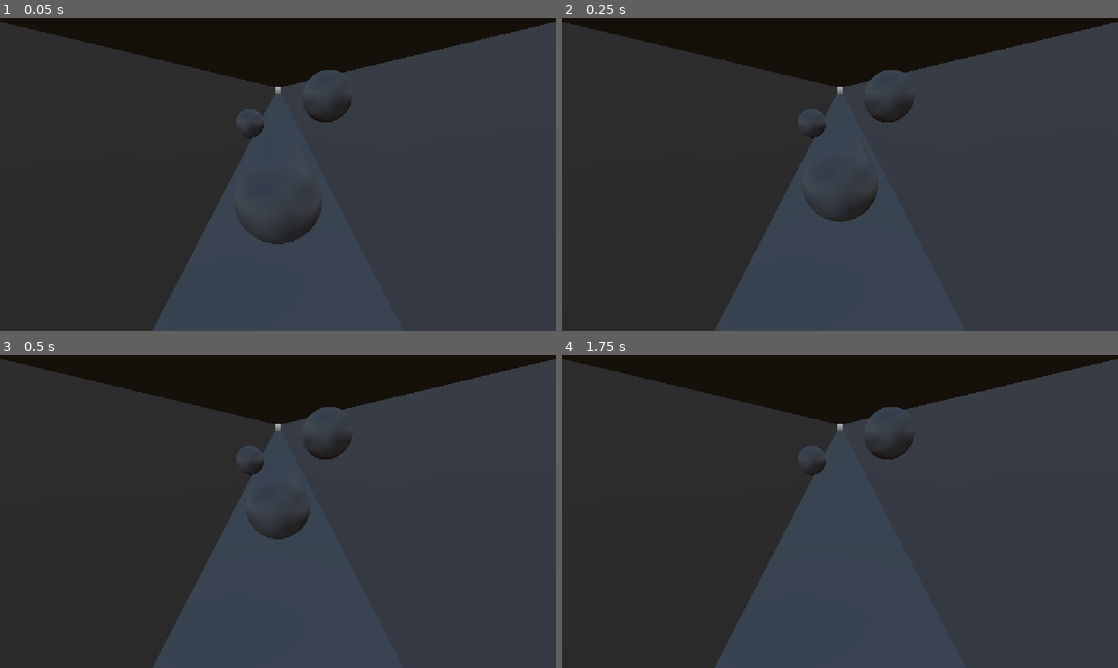
Above: before the commit, frames 1-4 (two rows, left to right).
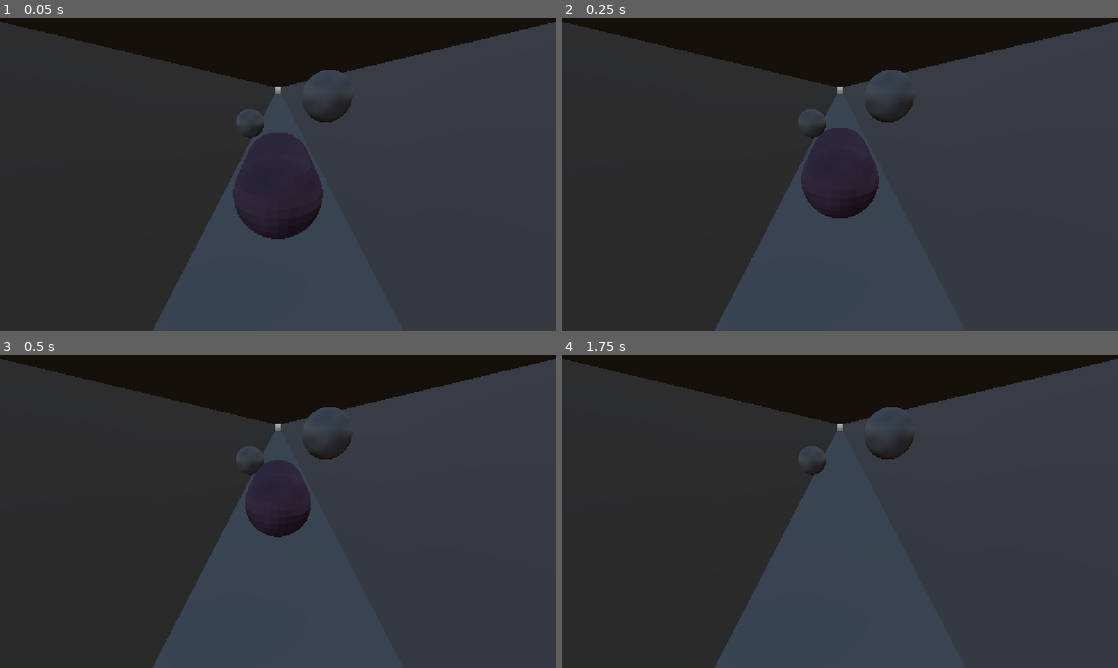
Above: after the commit, the same moments.

Repository: yunusey/submarine-runner
Game: Godot game, scene res://Main.tscn
Same seed, same stepped clock (60 frames per second), same inputs: the game is played once before the commit and once after it.
Inputs:
- Up to frame 1 (0.05 s): no input
- Up to frame 2 (0.25 s): no input
- Up to frame 3 (0.5 s): no input
- Up to frame 4 (1.75 s): hold D (move_right) 0.53-1.28 s; tap Enter at 1.25 s; hold S (move_down) from 1.28 s (still down)

The runs differ from the first frame. In frame 1, 4.1% of the frame differs, in the area x 41-59%, y 36-73%; in frame 2, 2.9%; in frame 3, 1.9%; in frame 4, nothing differs.

Commit message:
Add submarine model and update the player scene

Diff:
--- a/Player/Player.tscn
+++ b/Player/Player.tscn
@@ -1,18 +1,28 @@
 [gd_scene format=3 uid="uid://db5o4s57pbo8n"]
 
 [ext_resource type="Script" uid="uid://2e0lx8ndiwuq" path="res://Player/Player.gd" id="1_3qydi"]
+[ext_resource type="ArrayMesh" uid="uid://cj5krgmdjllan" path="res://Models/Submarine.glb" id="2_q3lat"]
 
-[sub_resource type="CapsuleMesh" id="CapsuleMesh_e4dgc"]
+[sub_resource type="CylinderShape3D" id="CylinderShape3D_q3lat"]
+height = 1.2419434
 
-[sub_resource type="CapsuleShape3D" id="CapsuleShape3D_e4dgc"]
+[sub_resource type="SphereShape3D" id="SphereShape3D_tok1r"]
+
+[sub_resource type="StandardMaterial3D" id="StandardMaterial3D_e4dgc"]
+albedo_color = Color(0.45963395, 0.34928402, 0.43526587, 1)
 
 [node name="Player" type="CharacterBody3D" unique_id=1329401847]
 script = ExtResource("1_3qydi")
 
-[node name="MeshInstance3D" type="MeshInstance3D" parent="." unique_id=95756673]
-transform = Transform3D(1, 0, 0, 0, -4.371139e-08, -1, 0, 1, -4.371139e-08, 0, 0, 0)
-mesh = SubResource("CapsuleMesh_e4dgc")
+[node name="CollisionShape3D" type="CollisionShape3D" parent="." unique_id=683281144]
+transform = Transform3D(1, 0, 0, 0, -4.371139e-08, -1, 0, 1, -4.371139e-08, 0, 4.754254e-09, -0.06645626)
+shape = SubResource("CylinderShape3D_q3lat")
 
-[node name="CollisionShape3D" type="CollisionShape3D" parent="." unique_id=683281144]
-transform = Transform3D(1, 0, 0, 0, -4.371139e-08, -1, 0, 1, -4.371139e-08, 0, 0, 0)
-shape = SubResource("CapsuleShape3D_e4dgc")
+[node name="CollisionShape3D2" type="CollisionShape3D" parent="." unique_id=1649275736]
+transform = Transform3D(1, 0, 0, 0, -4.371139e-08, -1, 0, 1, -4.371139e-08, 0, 4.754254e-09, 0.4054253)
+shape = SubResource("SphereShape3D_tok1r")
+
+[node name="MeshInstance3D" type="MeshInstance3D" parent="." unique_id=1764360541]
+transform = Transform3D(-2.3167035e-08, 0, -0.53, 0, 0.53, 0, 0.53, 0, -2.3167035e-08, 0, 0, 0.37687403)
+material_override = SubResource("StandardMaterial3D_e4dgc")
+mesh = ExtResource("2_q3lat")
--- a/project.godot
+++ b/project.godot
@@ -19,6 +19,10 @@
 
 window/stretch/mode="canvas_items"
 window/stretch/aspect="expand"
+
+[filesystem]
+
+import/blender/enabled=false
 
 [input]
 
Binary file added: Models/Submarine.glb
Not shown, added: Models/Submarine.glb.import
Not shown, added: Models/Submarine.blend
Not shown, added: Models/Submarine.blend1
